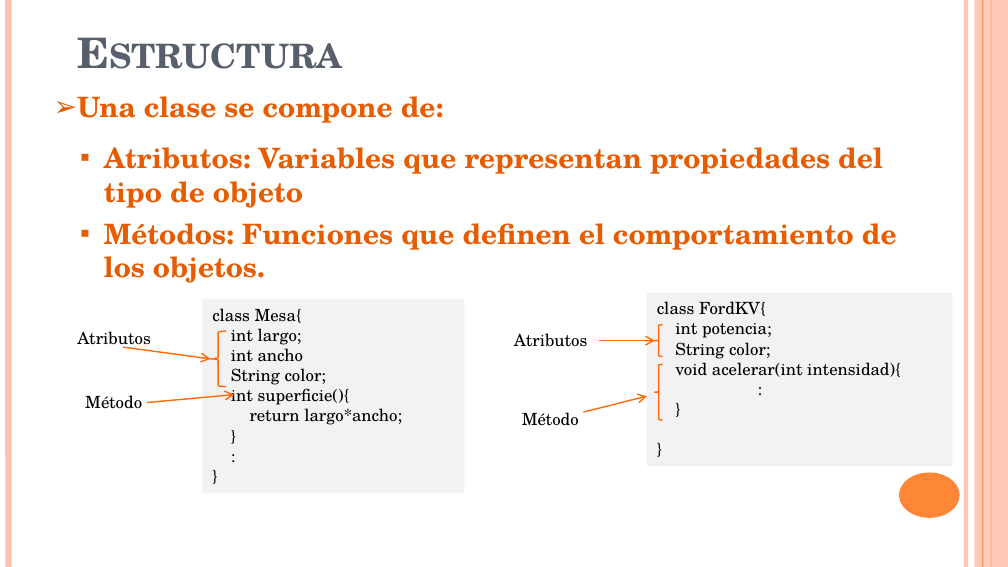
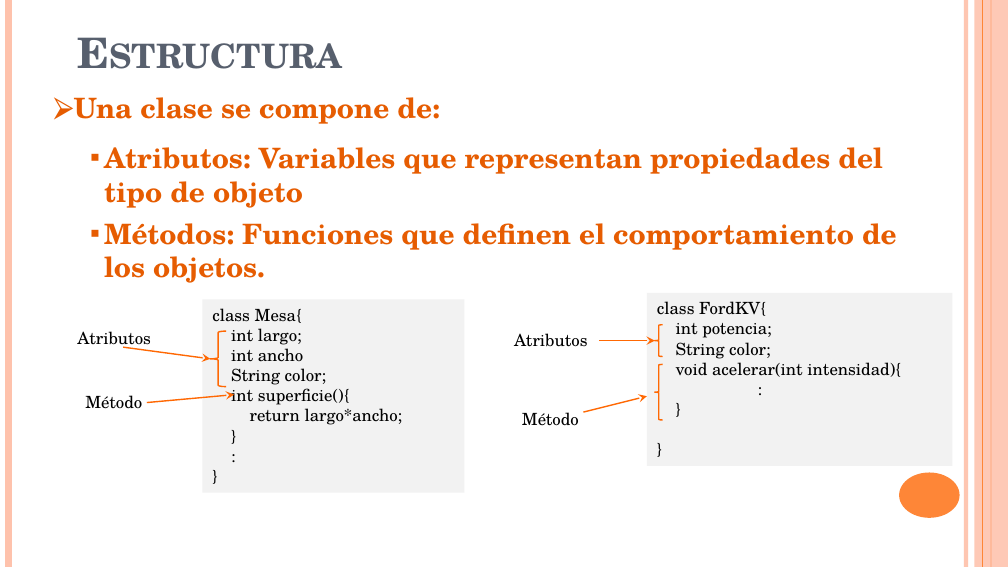
Before and after one commit to jorgecursosnuevatec/IFCD0005-PROGRAMADOR-JAVA-SE-PROFESIONAL-EN-CLOUD, a slide deck: slide 4 of Documentacion Curso IFCD0005-PROGRAMADOR JAVA SE PROFESIONAL EN CLOUD/presentaciones/modulo_I_java_fundamentals/presentacion_clases_objetos.pptx. Drawn at 1008x567 pixels with LibreOffice and Linux fonts; fonts in the diff are those of the drawing. Boxes give left, top, right and bottom in pixels: in the first picture for what was removed or moved away, otherwise in the second. Text is boxed around its words. In the diff, an @@ line names an element or a change of style, - is before the commit and + after.

Commit message:
Wed Dec 14 13:34:40     2022 2022-12-14 SUBIDA DESDE CLASE salida

```diff
--- a/Documentacion Curso IFCD0005-PROGRAMADOR JAVA SE PROFESIONAL EN CLOUD/presentaciones/modulo_I_java_fundamentals/presentacion_clases_objetos.pptx
+++ b/Documentacion Curso IFCD0005-PROGRAMADOR JAVA SE PROFESIONAL EN CLOUD/presentaciones/modulo_I_java_fundamentals/presentacion_clases_objetos.pptx
@@ rectangle at (x1=975, y1=0, x2=1008, y2=566): fill #FEC3AE at 87% opacity to #FEC2AC at 87% opacity @@
@@ text "Una clase se compone de:" at (x1=74, y1=97, x2=897, y2=250): text colour #E75C01 to #E65C01; bullet ➢ to ⮚; less space between paragraphs; indent changed; more space between paragraphs @@
@@ arrow (123, 347) - (211, 359): stroke #FF6B0A 1 pt to #FF6803 1 pt; arrowheads changed @@
@@ arrow (147, 402) - (234, 394): stroke #FF6B0A 1 pt to #FF6803 1 pt; arrowheads changed @@
@@ arrow (584, 412) - (647, 396): stroke #FF6B0A 1 pt to #FF6803 1 pt; arrowheads changed @@
```
Also in this commit, not shown: 6 other slides changed, 1 other file.
